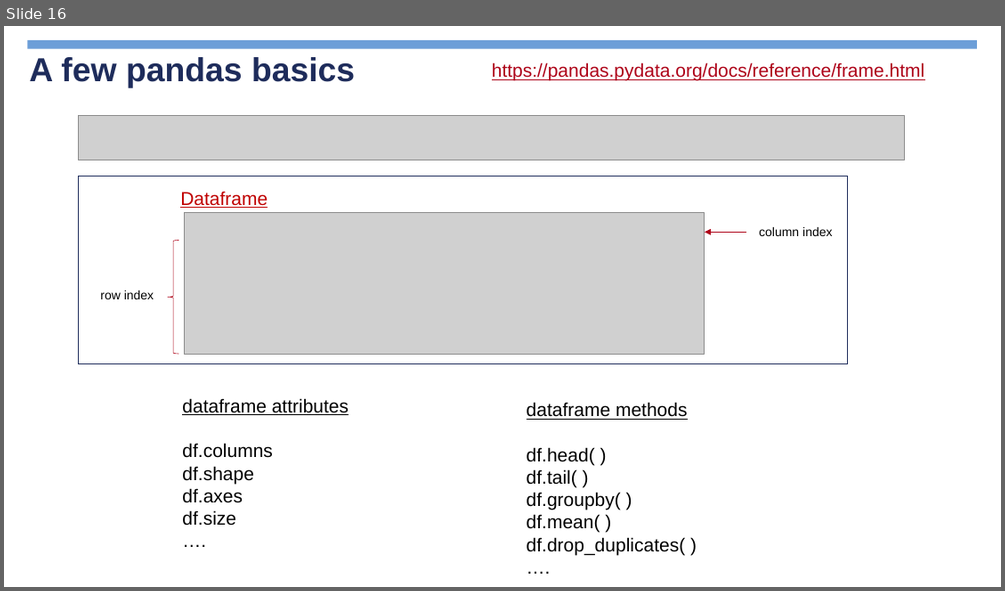
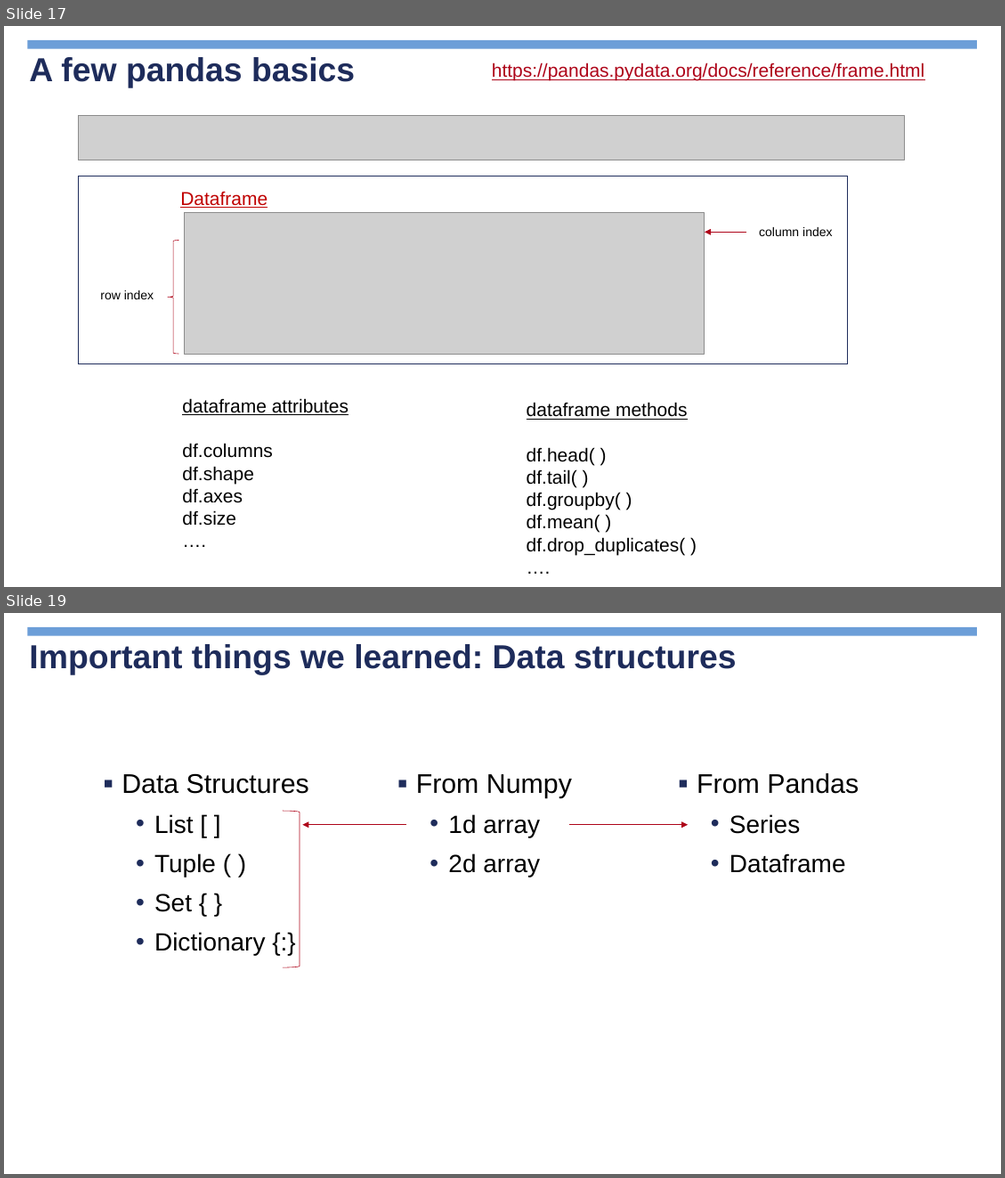
Before and after one commit to jimcody2014/Python-CDC, a slide deck: Intro to Python/Introduction to Python 2022.pptx. Shown one above the other, each under a label of ours: slide 16 before the commit, slides 17 and 19 after it; the slides between them are not shown. The pictures are 1005x591 and 1005x1178 pixels, drawn with LibreOffice and Linux fonts; fonts in the diff are those of the drawing; grey boxes stand for pictures; background and template pictures are left out. Boxes give left, top, right and bottom in pixels: in the first picture for what was removed or moved away, otherwise in the second. Text is boxed around its words. In the diff, an @@ line names an element or a change of style, - is before the commit and + after.

```diff
--- a/Intro to Python/Introduction to Python 2022.pptx
+++ b/Intro to Python/Introduction to Python 2022.pptx
@@ slide 19 added at <box>4,613,1001,1174</box>, background picture (left out); not listed: 1 template element that a slide beside it also shows @@
@@ title added at <box>29,644,736,675</box>, 32 pt, text #1E2C5B, bold @@
+Important things we learned: Data structures
@@ text added at <box>121,773,309,955</box>, 24 pt, text #000000 @@
+▪ Data Structures
+  • List [ ]
+  • Tuple ( )
+  • Set { }
+  • Dictionary {:}
@@ text added at <box>416,774,572,876</box>, 24 pt, text #000000 @@
+▪ From Numpy
+  • 1d array
+  • 2d array
@@ text added at <box>696,773,858,873</box>, 24 pt, text #000000 @@
+▪ From Pandas
+  • Series
+  • Dataframe
@@ right bracket added at <box>283,811,300,967</box>, outline #AE0419 0.5 pt @@
@@ arrow added from (406, 825) to (302, 825), #AE0419 0.5 pt @@
@@ arrow added from (569, 825) to (688, 825), #AE0419 0.5 pt @@
@@ page number added at <box>769,1135,994,1165</box>, 13 pt, text #FFFFFF, bold @@
+19
@@ what was slide 16 is now slide 17 @@
```
Also in this commit, not shown: 1 slide changed, 7 other slides added, 48 other files.
